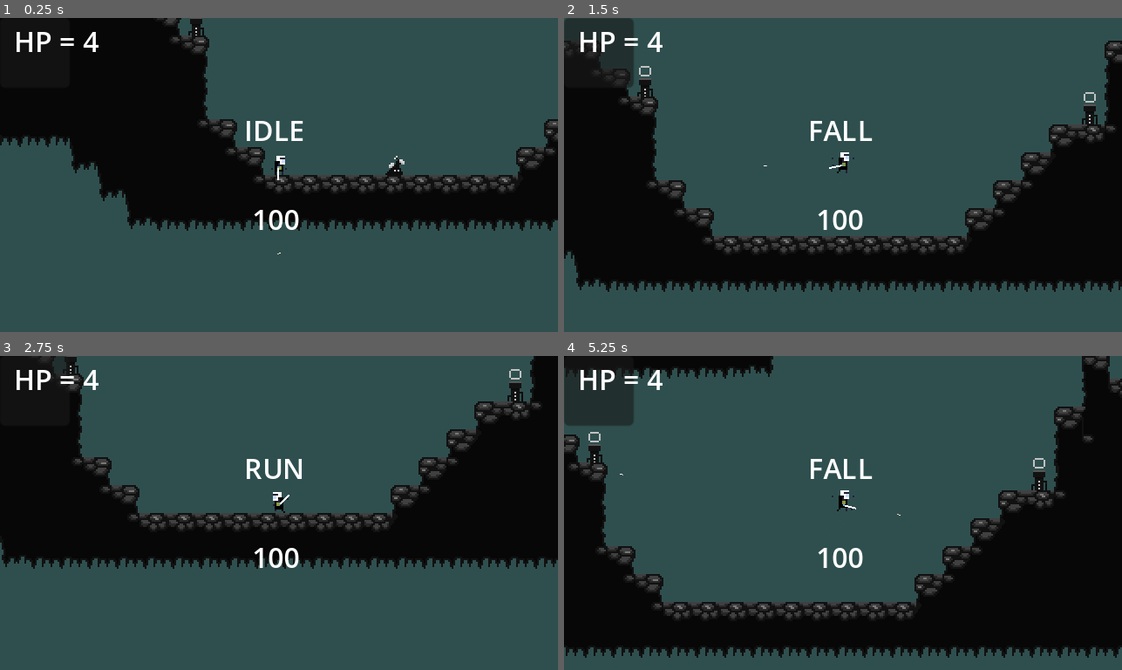
Above: before the commit, frames 1-4 (two rows, left to right).
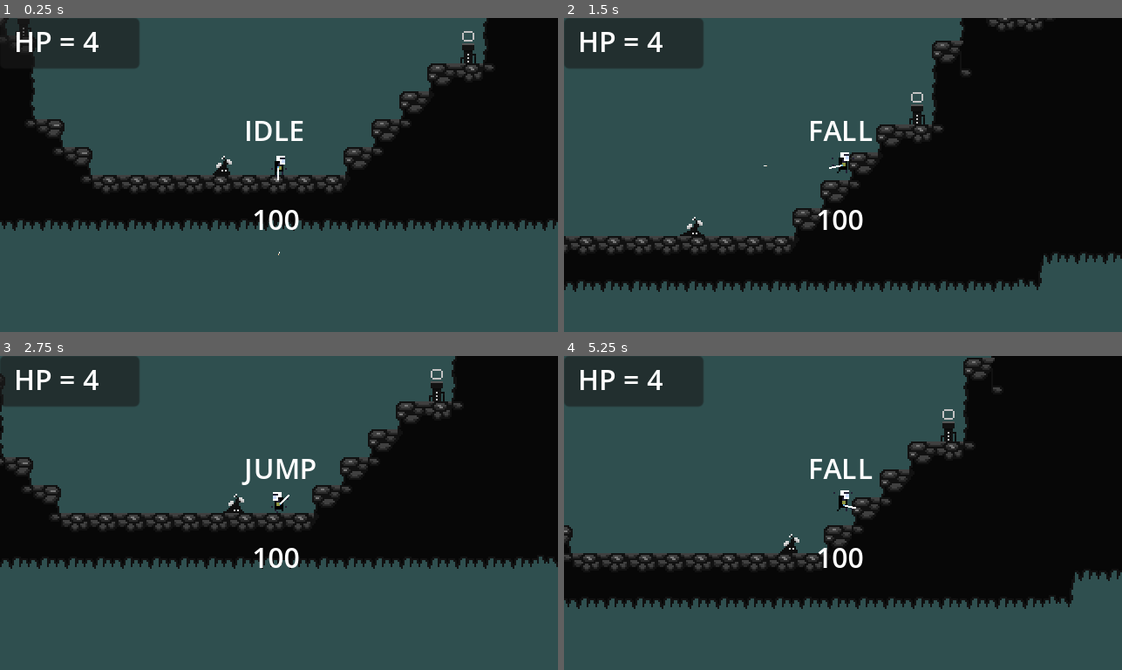
Above: after the commit, the same moments.

Repository: jsonify/Platform
Game: Godot game, scene res://World/world.tscn
The game is run twice, just before and just after one commit, with the same random seed, the same clock (stepped at 60 frames per second) and the same inputs.
Inputs (mouse positions are in pixels of both pictures, inside the frame that each line leads up to):
- Up to frame 1 (0.25 s): no input
- Up to frame 2 (1.5 s): move the mouse to (965, 159) at 0.52 s; hold Right (right) from 0.53 s (still down); click (965, 159) at 0.6 s; tap Space (jump) at 0.77 s; move the mouse to (731, 190) at 1.27 s; click (731, 190) at 1.35 s
- Up to frame 3 (2.75 s): tap Space (jump) at 1.52 s; move the mouse to (334, 443) at 2.02 s; release Right (right) at 2.03 s; hold Left (left) from 2.03 s (still down); click (334, 443) at 2.1 s
- Up to frame 4 (5.25 s): move the mouse to (815, 575) at 2.77 s; release Left (left) at 2.78 s; hold Right (right) 2.78-4.28 s; click (815, 575) at 2.85 s; tap Space (jump) at 3.02, 3.77, 4.52 s; move the mouse to (1010, 560) at 3.52 s; click (1010, 560) at 3.6 s; move the mouse to (675, 465) at 4.27 s; hold Left (left) 4.28-5.03 s; click (675, 465) at 4.35 s; move the mouse to (870, 513) at 5.02 s; hold Right (right) from 5.03 s (still down); click (870, 513) at 5.1 s

The runs differ from the first frame. In frame 1, 35% of the frame differs, in the area x 0-100%, y 0-76%; in frame 2, 38%; in frame 3, 20%; in frame 4, 45%, in the area x 0-100%, y 0-97%.

Commit message:
Added BulletHitbox using inheritance

Diff:
--- a/Enemies/FlowerEnemy/flower_enemy.gd
+++ b/Enemies/FlowerEnemy/flower_enemy.gd
@@ -4,10 +4,12 @@
 @onready var ledge_check_left = $LedgeCheckLeft
 @onready var timer := $Timer
 @onready var animated_sprite = $AnimatedSprite2D
+@onready var stats := $Stats
 
 var speed := 10
 var direction = 1
 
+var knockback := Vector2.ZERO
 
 func _ready():
 	if direction == 1:
@@ -16,6 +18,7 @@
 
 func _physics_process(delta):
 	animated_sprite.play("move")
+	knockback = knockback.move_toward(Vector2.ZERO, 200 * delta)
 	handle_wall()
 	handle_ledge()
 	move_and_slide()
@@ -37,10 +40,15 @@
 
 
 func _on_hurtbox_area_entered(area):
-	if area is Bullet:
-		speed = 0
-		timer.start()
+	stats.health -= area.damage
+# Finish this someday
+#		knockback = area.knockback_vector * 120
 
 
 func _on_timer_timeout():
 	queue_free()
+
+
+func _on_stats_no_health():
+		timer.start()
+		speed = 0
--- a/Enemies/FlowerEnemy/flower_enemy.tscn
+++ b/Enemies/FlowerEnemy/flower_enemy.tscn
@@ -1,9 +1,10 @@
-[gd_scene load_steps=13 format=3 uid="uid://cy6cclpkny7cf"]
+[gd_scene load_steps=14 format=3 uid="uid://cy6cclpkny7cf"]
 
 [ext_resource type="Script" path="res://Enemies/FlowerEnemy/flower_enemy.gd" id="1_dta50"]
 [ext_resource type="Texture2D" uid="uid://mngi54g2ifha" path="res://Enemies/FlowerEnemy/move 32x32.png" id="1_f1t3i"]
 [ext_resource type="PackedScene" uid="uid://bsa4nso0v1lq0" path="res://Overlaps/hitbox.tscn" id="3_suuxa"]
 [ext_resource type="PackedScene" uid="uid://c686xsjomcik4" path="res://Overlaps/hurtbox.tscn" id="4_stfex"]
+[ext_resource type="PackedScene" uid="uid://bs2fbdyet02kr" path="res://Utility/stats.tscn" id="5_0nrnf"]
 
 [sub_resource type="AtlasTexture" id="AtlasTexture_ux8v3"]
 atlas = ExtResource("1_f1t3i")
@@ -96,7 +97,11 @@
 wait_time = 0.5
 one_shot = true
 
+[node name="Stats" parent="." instance=ExtResource("5_0nrnf")]
+max_health = 2
+
 [connection signal="area_entered" from="Hurtbox" to="." method="_on_hurtbox_area_entered"]
 [connection signal="timeout" from="Timer" to="." method="_on_timer_timeout"]
+[connection signal="no_health" from="Stats" to="." method="_on_stats_no_health"]
 
 [editable path="Hurtbox"]
--- a/Interface/hud.tscn
+++ b/Interface/hud.tscn
@@ -6,10 +6,11 @@
 script = ExtResource("1_yg7bb")
 
 [node name="Panel" type="Panel" parent="."]
-offset_right = 40.0
-offset_bottom = 40.0
+offset_right = 80.0
+offset_bottom = 29.0
 
 [node name="HealthLabel" type="Label" parent="Panel"]
+layout_mode = 0
 offset_left = 8.0
 offset_top = 2.0
 offset_right = 57.0
--- a/Overlaps/hitbox.gd
+++ b/Overlaps/hitbox.gd
@@ -1,13 +1,16 @@
 extends Area2D
 
-#signal damage_inflicted(damage_amount)
+signal player_hit(damage_amount)
 
 var damage_amount := 10
+
+@export var damage = 1
 
 func _on_body_entered(body):
 	if body is Player:
 		body.knockback(position.x)
 		body.health -= damage_amount
+		emit_signal("player_hit", damage_amount)
 
 		# Stop the enemy's hitbox from continuosly damaging the player
 		$Timer.start()
--- a/Player/player.gd
+++ b/Player/player.gd
@@ -23,8 +23,10 @@
 
 enum states { RUN, JUMP, FALL, IDLE, THRUST }
 
+var player_knockback = Vector2.ZERO
+
 var debug_enabled_status := true
-var state = states.IDLE
+var state = states.FALL
 var direction := "right"
 var health
 
@@ -36,13 +38,16 @@
 	jetpack_enabled = SaveLoad.data["player"]["jetpack_enabled"]
 	health = SaveLoad.data["player"]["max_health"]
 
+
+func _process(delta):
+	pass
 
 func _physics_process(delta):
 	debug_enabled(debug_enabled_status)
 	var input = Vector2.ZERO
 	input.x = Input.get_axis("left", "right")
 	input.y = Input.get_axis("thrust", "ui_down")
-#	if
+
 
 	if jetpack_enabled:
 		sprite.texture = load("res://Assets/Player/hero_JETPACK_24x36.png")
@@ -165,9 +170,14 @@
 func knockback(enemy_pos_x):
 	$Timer.start()
 	set_modulate(Color(1,0.3,0.3,0.3))
-	state = states.FALL
-	if position.x > enemy_pos_x:
-		velocity.x = -300
+#	state = states.FALL
+	if position.x >= enemy_pos_x:
+		velocity.x = -200
+		print(enemy_pos_x)
+#	Why doesn't this doesn't work??
+	elif position.x <= enemy_pos_x:
+		velocity.x = 200
+		print(enemy_pos_x)
 
 func player_die():
 	queue_free()
--- a/Player/player.tscn
+++ b/Player/player.tscn
@@ -1,10 +1,12 @@
-[gd_scene load_steps=14 format=3 uid="uid://bari1lr08e12f"]
+[gd_scene load_steps=16 format=3 uid="uid://bari1lr08e12f"]
 
 [ext_resource type="Script" path="res://Player/player.gd" id="1_rwnf5"]
 [ext_resource type="Texture2D" uid="uid://7m4at8v8njym" path="res://Assets/Player/hero_base_NO-WEAPON_24x36.png" id="2_lm5k7"]
 [ext_resource type="Script" path="res://Player/Gun.gd" id="3_k8qln"]
 [ext_resource type="Texture2D" uid="uid://bcfw6nnshpnkv" path="res://Assets/Weapons/gun1.png" id="4_2dt4m"]
 [ext_resource type="PackedScene" uid="uid://b66s7rl1qv047" path="res://Weapons/bullet.tscn" id="5_26806"]
+[ext_resource type="PackedScene" uid="uid://bsa4nso0v1lq0" path="res://Overlaps/hitbox.tscn" id="6_fhmfn"]
+[ext_resource type="Script" path="res://Weapons/bullet_hitbox.gd" id="7_hh62w"]
 
 [sub_resource type="RectangleShape2D" id="RectangleShape2D_c6wdv"]
 size = Vector2(5, 9)
@@ -123,6 +125,7 @@
 collision_layer = 2
 collision_mask = 5
 script = ExtResource("1_rwnf5")
+jetpack_enabled = true
 
 [node name="CollisionShape2D" type="CollisionShape2D" parent="."]
 position = Vector2(0, -4.5)
@@ -163,6 +166,9 @@
 collision_layer = 0
 collision_mask = 4
 
+[node name="BulletHitbox" parent="Gun/Bullet" instance=ExtResource("6_fhmfn")]
+script = ExtResource("7_hh62w")
+
 [node name="Timer" type="Timer" parent="."]
 one_shot = true
 
--- /dev/null
+++ b/Utility/stats.gd
@@ -0,0 +1,13 @@
+extends Node
+
+
+@export var max_health := 1
+@onready var health = max_health: set = set_health
+
+signal no_health
+
+func set_health(value):
+	health = value
+	print(health)
+	if health <= 0:
+		emit_signal("no_health")
--- /dev/null
+++ b/Utility/stats.tscn
@@ -0,0 +1,6 @@
+[gd_scene load_steps=2 format=3 uid="uid://bs2fbdyet02kr"]
+
+[ext_resource type="Script" path="res://Utility/stats.gd" id="1_ufvlq"]
+
+[node name="Stats" type="Node"]
+script = ExtResource("1_ufvlq")
--- a/Weapons/bullet.gd
+++ b/Weapons/bullet.gd
@@ -1,6 +1,8 @@
 extends Area2D
 
 class_name Bullet
+
+
 
 var direction := Vector2.RIGHT
 var speed := 200
--- /dev/null
+++ b/Weapons/bullet_hitbox.gd
@@ -0,0 +1,12 @@
+extends "res://Overlaps/hitbox.gd"
+
+var knockback_vector := Vector2.ZERO
+
+# Called when the node enters the scene tree for the first time.
+func _ready():
+	pass # Replace with function body.
+
+
+# Called every frame. 'delta' is the elapsed time since the previous frame.
+func _process(delta):
+	pass
--- a/World/world.tscn
+++ b/World/world.tscn
@@ -16,7 +16,7 @@
 
 [node name="Player" parent="." instance=ExtResource("2_wg2sf")]
 z_index = 10
-position = Vector2(88, 144)
+position = Vector2(187, 136)
 
 [node name="TileMap" parent="." instance=ExtResource("2_bugb8")]
 
